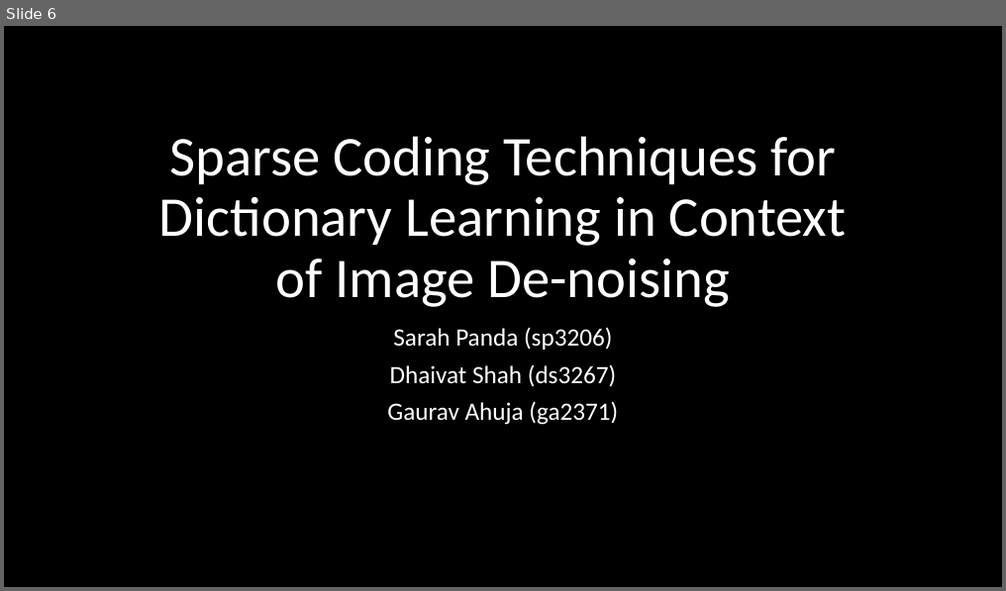
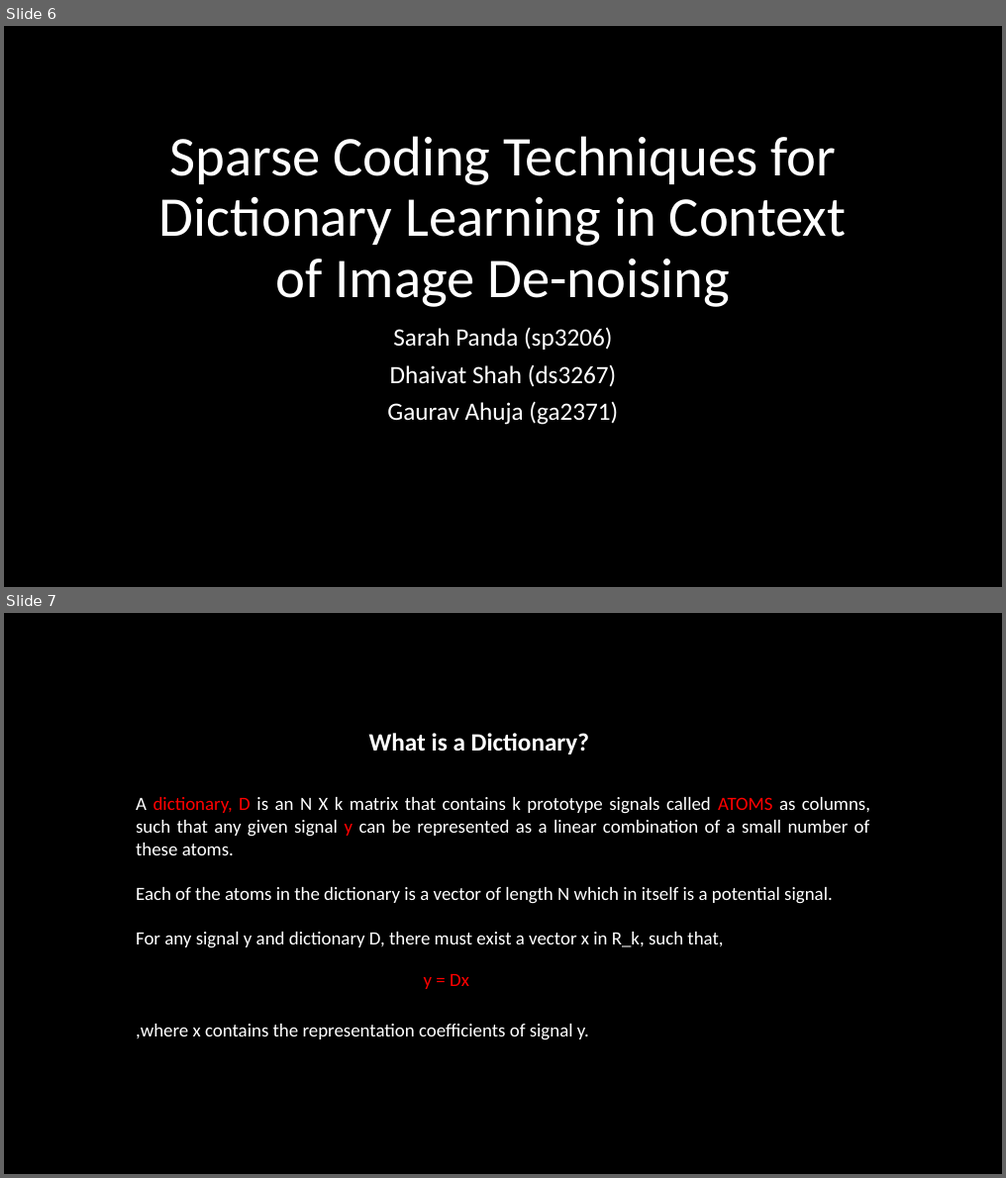
Before and after one commit to dkdfirefly/aml, a slide deck: Advanced Machine Learning.pptx. Shown one above the other, each under a label of ours: slide 6 before the commit, slides 6 and 7 after it. The pictures are 1006x591 and 1006x1178 pixels, drawn with LibreOffice and Linux fonts; fonts in the diff are those of the drawing. Boxes give left, top, right and bottom in pixels: in the first picture for what was removed or moved away, otherwise in the second. Text is boxed around its words. In the diff, an @@ line names an element or a change of style, - is before the commit and + after.

Commit message:
modified ppt

```diff
--- a/Advanced Machine Learning.pptx
+++ b/Advanced Machine Learning.pptx
@@ slide 7 added at box(4, 613, 1002, 1174), background #000000 @@
@@ text added at box(369, 733, 589, 755), 24 pt, text #FFFFFF, bold @@
+What is a Dictionary?
@@ text added at box(136, 797, 870, 949), 18 pt, text #FFFFFF @@
+A dictionary, D is an N X k matrix that contains k prototype signals called ATOMS as columns, such that any given signal y can be represented as a linear combination of a small number of these atoms.
+Each of the atoms in the dictionary is a vector of length N which in itself is a potential signal.
+For any signal y and dictionary D, there must exist a vector x in R_k, such that,
@@ text added at box(424, 974, 469, 989), 18 pt, text #FF0000 @@
+y = Dx
@@ text added at box(136, 1024, 589, 1041), 18 pt, text #FFFFFF @@
+,where x contains the representation coefficients of signal y.
```
Also in this commit, not shown: 23 other slides added.
